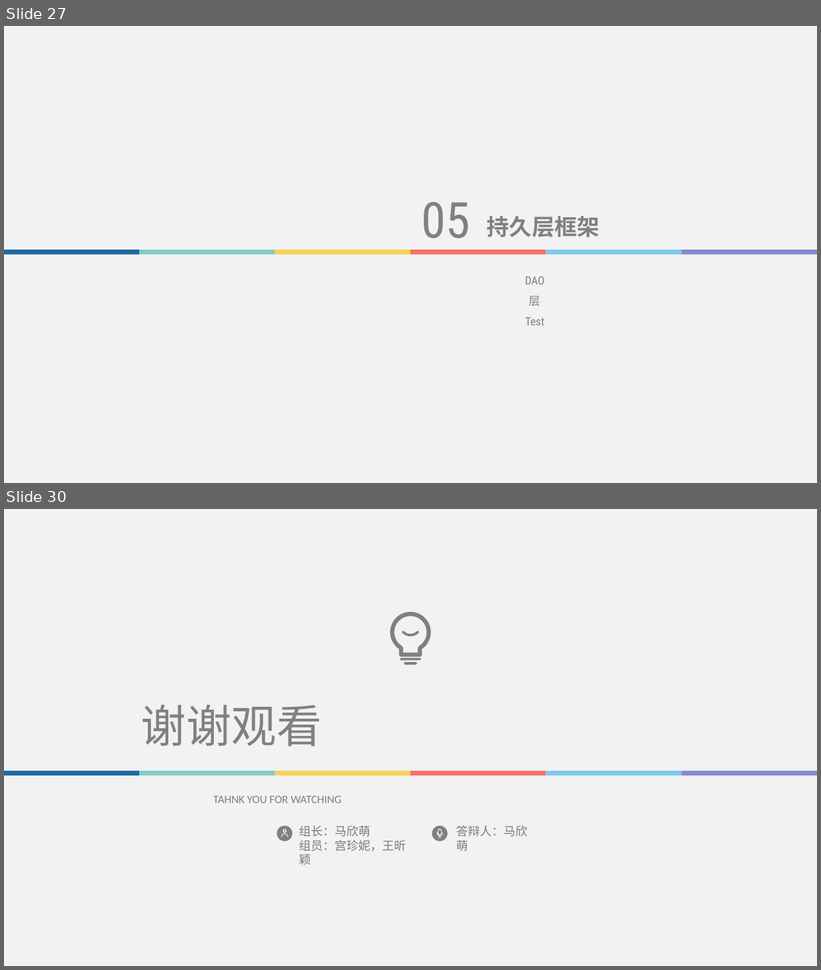
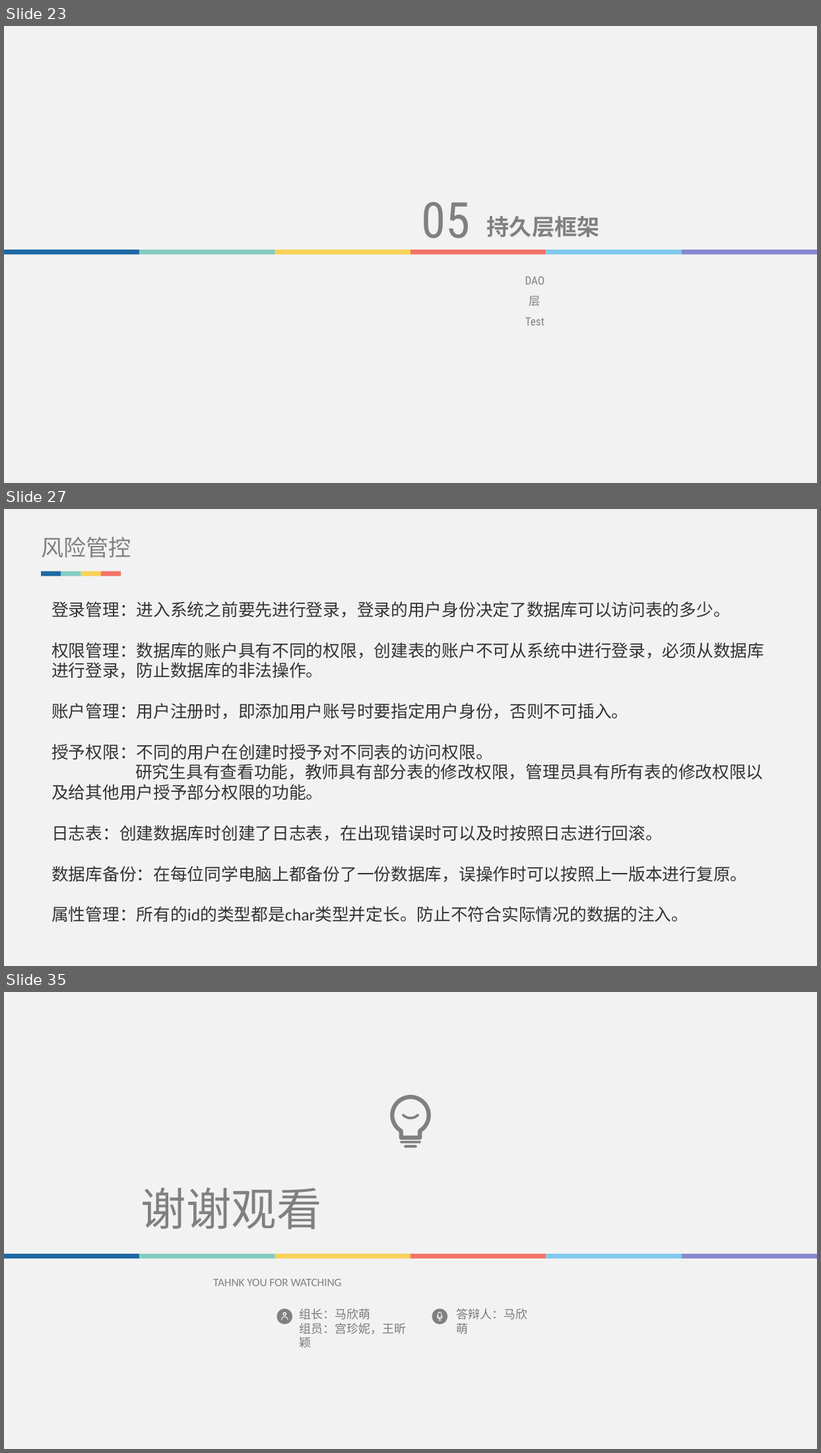
Before and after one commit to Brief-drizzle/database-ks, a slide deck: doc/答辩ppt.pptx. Shown one above the other, each under a label of ours: slides 27 and 30 before the commit, slides 23, 27 and 35 after it; the slides between them are not shown. The pictures are 821x970 and 821x1453 pixels, drawn with LibreOffice and Linux fonts; fonts in the diff are those of the drawing. Boxes give left, top, right and bottom in pixels: in the first picture for what was removed or moved away, otherwise in the second. Text is boxed around its words. In the diff, an @@ line names an element or a change of style, - is before the commit and + after.

```diff
--- a/doc/答辩ppt.pptx
+++ b/doc/答辩ppt.pptx
@@ slide 27 added at (4,509,817,966), background #F2F2F2 @@
@@ text added at (41,537,131,558), 26.6 pt, text #808080 @@
+风险管控
@@ group added at (41,571,121,576): 4 rectangles @@
@@ text added at (52,601,764,922), 20 pt, text #333333 @@
+登录管理：进入系统之前要先进行登录，登录的用户身份决定了数据库可以访问表的多少。
+权限管理：数据库的账户具有不同的权限，创建表的账户不可从系统中进行登录，必须从数据库进行登录，防止数据库的非法操作。
+账户管理：用户注册时，即添加用户账号时要指定用户身份，否则不可插入。
+授予权限：不同的用户在创建时授予对不同表的访问权限。
+研究生具有查看功能，教师具有部分表的修改权限，管理员具有所有表的修改权限以及给其他用户授予部分权限的功能。
+日志表：创建数据库时创建了日志表，在出现错误时可以及时按照日志进行回滚。
+数据库备份：在每位同学电脑上都备份了一份数据库，误操作时可以按照上一版本进行复原。
+属性管理：所有的id的类型都是char类型并定长。防止不符合实际情况的数据的注入。
@@ what was slide 27 is now slide 23 @@
@@ what was slide 30 is now slide 35 @@
```
Also in this commit, not shown: 23 slides changed, 4 other slides added, 3 other files.
